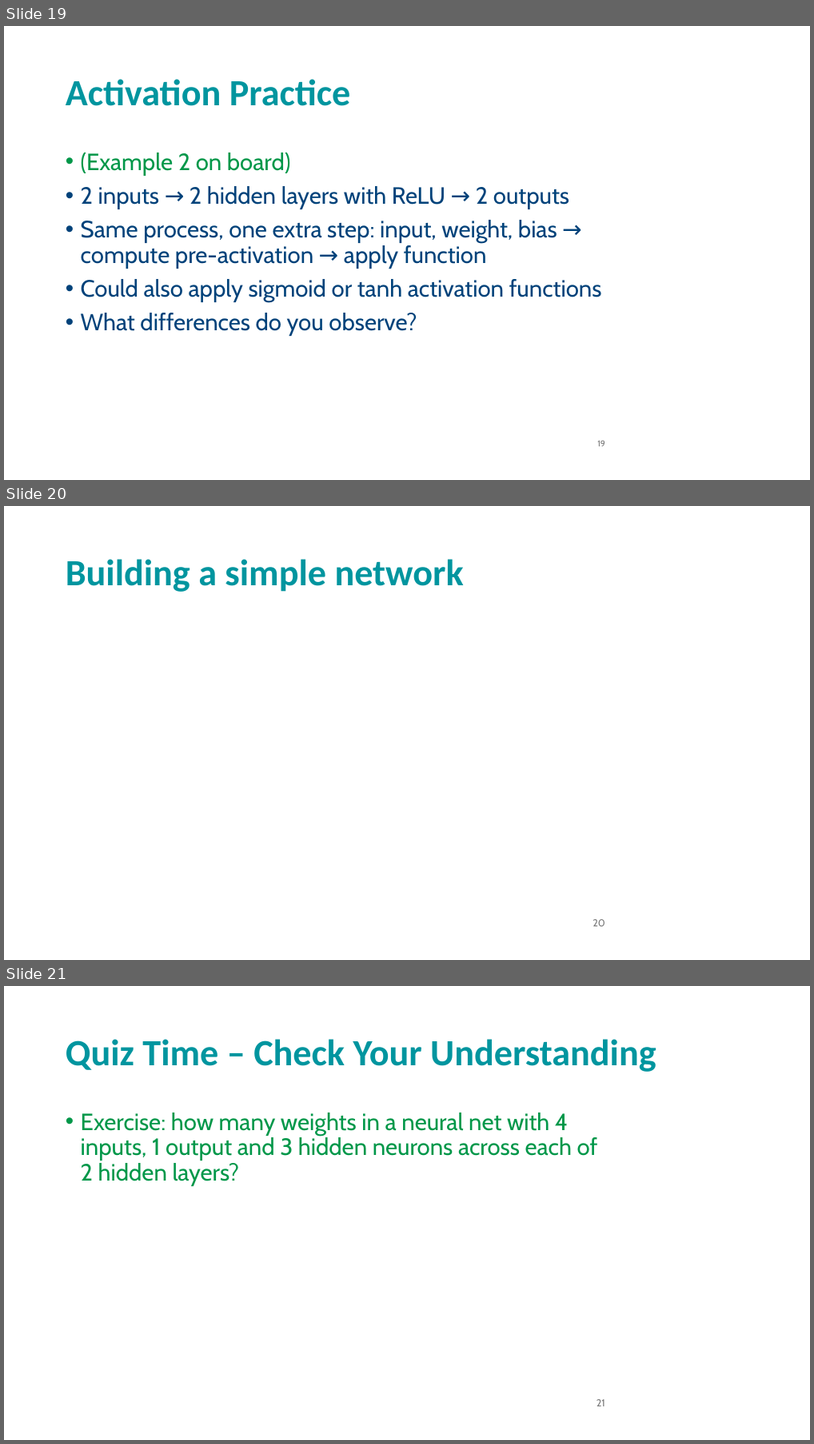
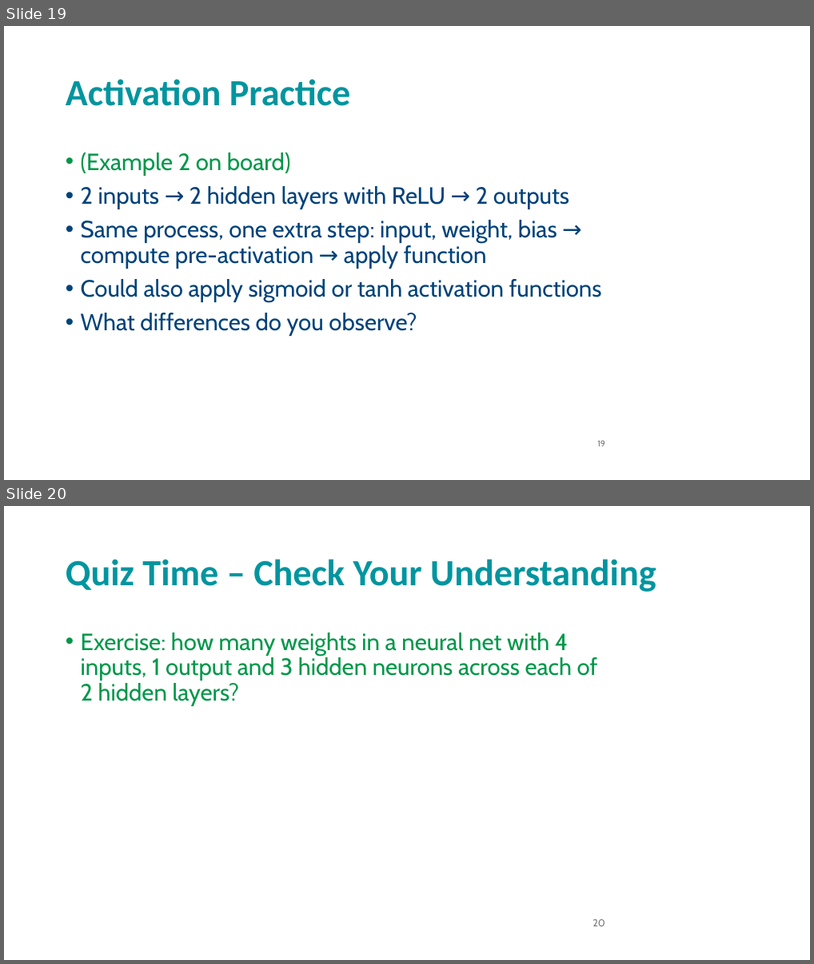
Before and after one commit to andrewcparnell/STAT41130, a slide deck: slides/day 1/D1C2_LR_introANNs.pptx. Shown one above the other, each under a label of ours: slides 19, 20 and 21 before the commit, slides 19 and 20 after it. The pictures are 814x1444 and 814x964 pixels, drawn with LibreOffice and Linux fonts; fonts in the diff are those of the drawing; grey boxes stand for pictures; background and template pictures are left out. Boxes give left, top, right and bottom in pixels: in the first picture for what was removed or moved away, otherwise in the second. Text is boxed around its words. In the diff, an @@ line names an element or a change of style, - is before the commit and + after.

```diff
--- a/slides/day 1/D1C2_LR_introANNs.pptx
+++ b/slides/day 1/D1C2_LR_introANNs.pptx
@@ slide 20 removed at [4, 506, 810, 960], background picture (left out) @@
@@ title removed at [66, 559, 464, 592] @@
-Building a simple network
@@ page number removed at [593, 919, 606, 926] @@
-20
@@ what was slide 21 is now slide 20 @@
@@ page number at [593, 919, 606, 926]: text changed @@
-21
+20
```
